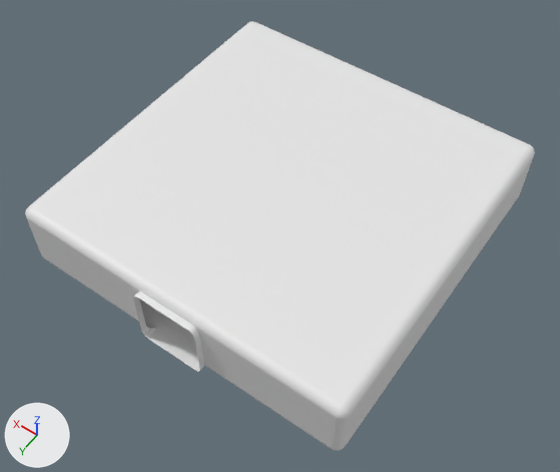
Before and after pictures for a commit that changed the FBX model BlenderFiles/Exports/medbay.fbx.
Both versions are drawn from a camera (50 mm lens) standing at (-15.3, 7.46, 20.49) and looking at (-6.31, -5.12, 0.71). Lighting does not change. The marker at lower left points along +X, +Y and +Z. Where no turn or scale is listed for an object, it has been applied to the vertices.

Objects in the first picture: 'medbay'.
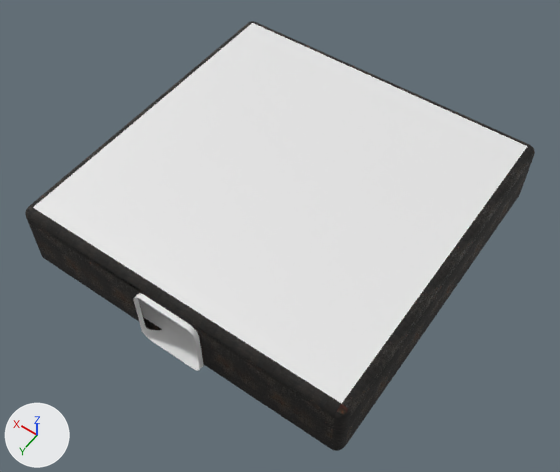
Diff of the bpy script that builds the scene:
```diff
--- a/BlenderFiles/Exports/medbay.fbx.py
+++ b/BlenderFiles/Exports/medbay.fbx.py
@@ img_albedo_2k__tj4kedvcw_jpg @@
+img_albedo_2k__tj4kedvcw_jpg = load_image('Albedo_2K__tj4kedvcw.jpg', '../../Quixel/Rusty Metal Sheet_tj4kedvcw/Albedo_2K__tj4kedvcw.jpg', 2048, 2048, 'sRGB')
@@ img_roughness_2k__tj4kedvcw_jpg @@
+img_roughness_2k__tj4kedvcw_jpg = load_image('Roughness_2K__tj4kedvcw.jpg', '../../Quixel/Rusty Metal Sheet_tj4kedvcw/Roughness_2K__tj4kedvcw.jpg', 2048, 2048, 'Non-Color')
@@ mat_wall @@
 n0 = _N.new('ShaderNodeBsdfPrincipled'); n0.name = 'Principled BSDF'
 n1 = _N.new('ShaderNodeOutputMaterial'); n1.name = 'Material Output'
+n2 = _N.new('ShaderNodeTexImage'); n2.name = 'Image Texture'
+n2.image = img_albedo_2k__tj4kedvcw_jpg
+n3 = _N.new('ShaderNodeTexImage'); n3.name = 'Image Texture.001'
+n3.image = img_roughness_2k__tj4kedvcw_jpg
 _L.new(n0.outputs[0], n1.inputs[0])  # 'BSDF' to 'Surface'
+_L.new(n2.outputs[0], n0.inputs[0])  # 'Color' to 'Base Color'
+_L.new(n3.outputs[0], n0.inputs[2])  # 'Color' to 'Roughness'
```

Pixel boxes (x1, y1, x2, y2) of what changed, in the pictures (560 x 472 px):
'medbay', surface changed (white to black): (25, 21, 535, 451) in both
